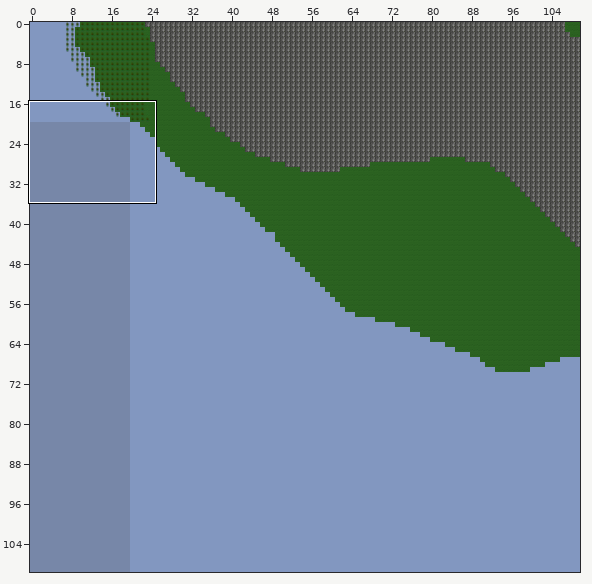
A Tiled map gets an edit: maps/00-01-07-50-00.tmx. Above: a wide view before the commit, with the close-up outlined.
Close-up. Before the commit:
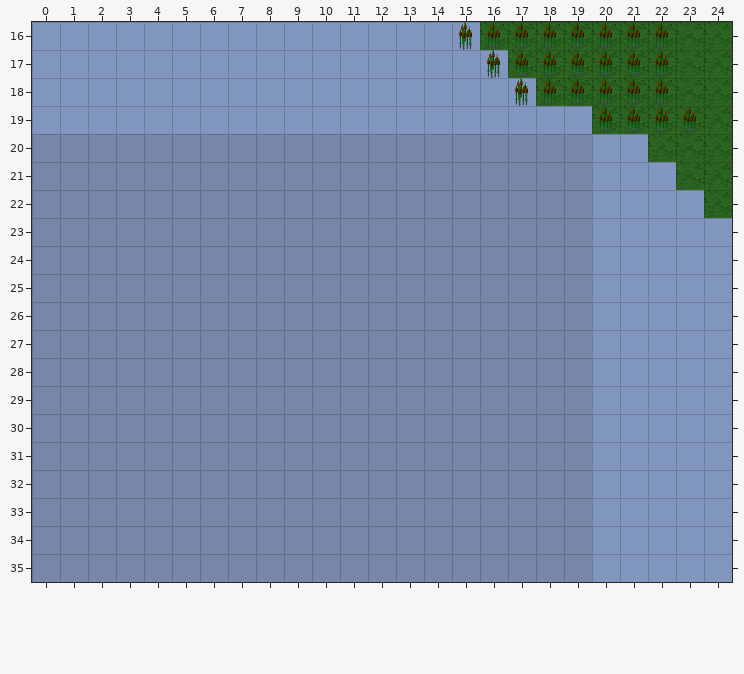
Cells are 32x32 px. Shown: x 0..24, y 16..35. The commit also changed other parts of the map, which this record leaves out. Not drawn, because the pictures are missing: unchanged layer "Collision".
The same view after the edit:
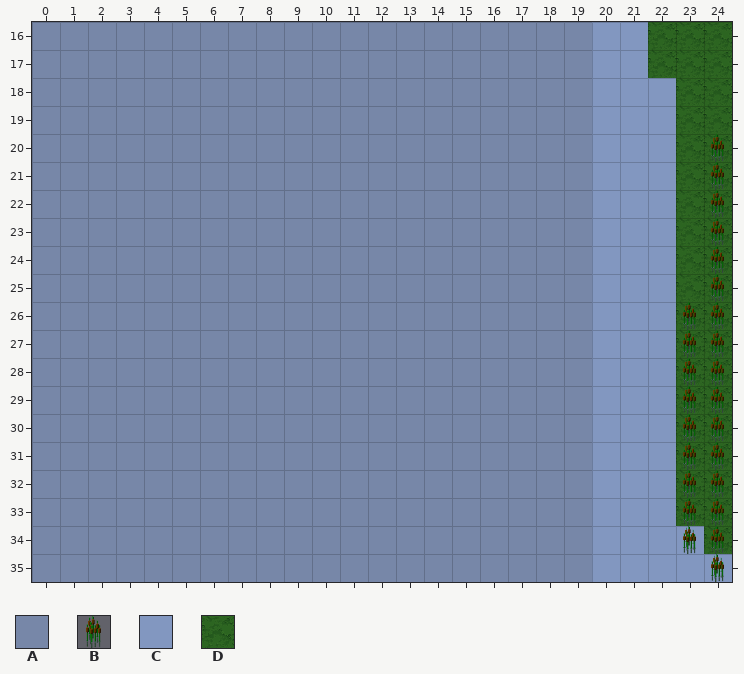
Key: from "cartography_set": A 16, B 22, C 24, D 35.
_ is an empty cell.
Tiles replaced or removed in this view: B, C, D.
Difference:
Changed rows in their new state; . is an unchanged cell.
Layer "Ground1":
first column x 0:
16 AAAAAAAAAAAAAAAAAAAACC...
17 AAAAAAAAAAAAAAAAAAAACC...
18 AAAAAAAAAAAAAAAAAAAACCC..
19 AAAAAAAAAAAAAAAAAAAACCC..
20 ......................C..
22 .......................D.
23 .......................DD
24 .......................DD
25 .......................DD
26 .......................DD
27 .......................DD
28 .......................DD
29 .......................DD
30 .......................DD
31 .......................DD
32 .......................DD
33 .......................DD
34 ........................D
Layer "Ground2":
first column x 15:
16 ________..
17 ._______..
18 ..______..
19 .....____.
20 .........B
21 .........B
22 .........B
23 .........B
24 .........B
25 .........B
26 ........BB
27 ........BB
28 ........BB
29 ........BB
30 ........BB
31 ........BB
32 ........BB
33 ........BB
34 ........BB
35 .........B
Boxes around the changes in both close-ups, in picture pixels (x1, y1, x2, y2):
changed: (32, 22, 732, 582)
